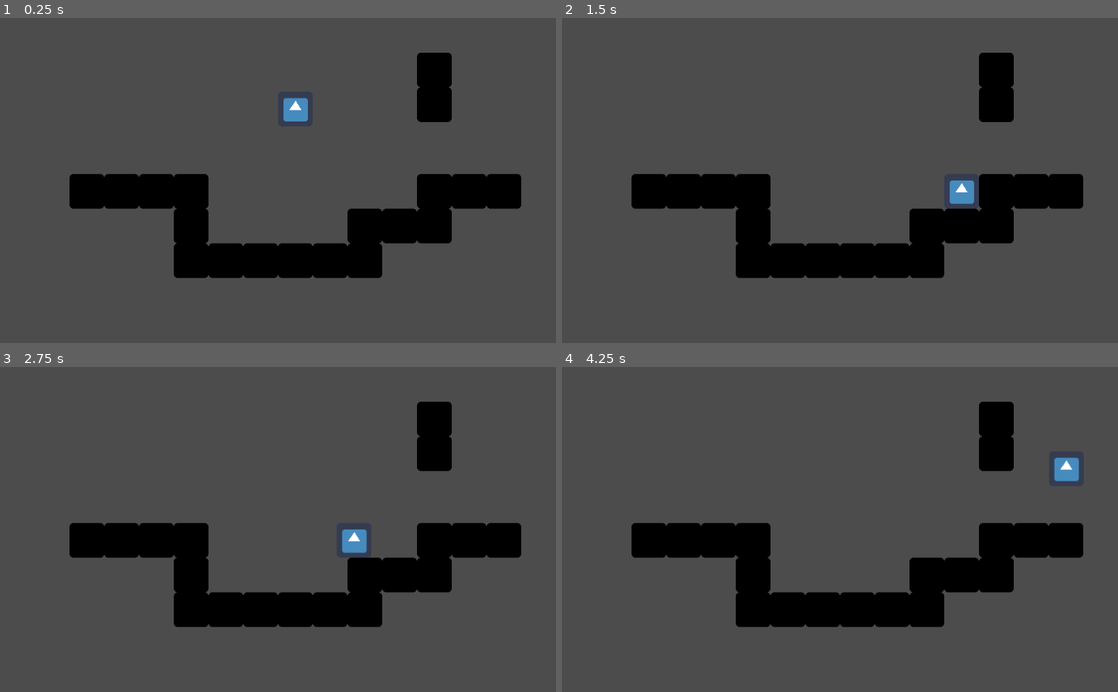
Above: before the commit, frames 1-4 (two rows, left to right).
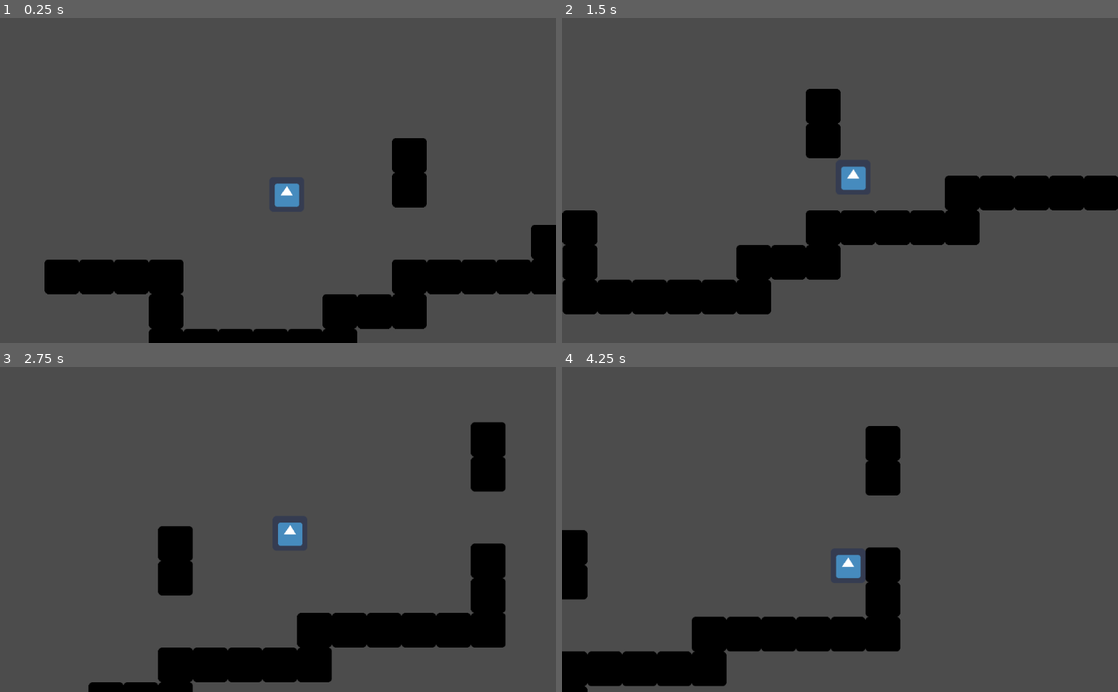
Above: after the commit, the same moments.

Repository: rpromerov/Patformer
Game: Godot game, scene res://World.tscn
The game is run twice, just before and just after one commit, with the same random seed, the same clock (stepped at 60 frames per second) and the same inputs. The engine's default icon, where the game draws it, is replaced by a stand-in: a white triangle on a blue panel in a dark square.
Inputs:
- Up to frame 1 (0.25 s): no input
- Up to frame 2 (1.5 s): hold Right (ui_right) from 0.53 s (still down); tap Up (ui_up) at 0.6, 0.77, 1.07, 1.35 s
- Up to frame 3 (2.75 s): tap Up (ui_up) at 1.52, 1.82, 2.1 s; release Right (ui_right) at 2.03 s; hold Left (ui_left) from 2.03 s (still down)
- Up to frame 4 (4.25 s): release Left (ui_left) at 2.78 s; hold Right (ui_right) from 2.78 s (still down); tap Up (ui_up) at 2.85, 3.02, 3.32, 3.6, 3.77, 4.07 s

The runs differ from the first frame. In frame 1, 25% of the frame differs, in the area x 8-100%, y 10-100%; in frame 2, 18%; in frame 3, 21%; in frame 4, 22%.

Commit message:
Doble salto y dash

Diff:
--- a/KinematicBody2D.gd
+++ b/KinematicBody2D.gd
@@ -5,29 +5,50 @@
 # var b = "textvar"
 const UP = Vector2(0,-1)
 const GRAVITY = 20
-const  ACCELERATION = 250
-const MAX_SPEED = 700
+const  ACCELERATION = 150
+const MAX_SPEED = 230
 const JUMP_HEIGHT = -500
 var motion = Vector2()
-
+var i = 0
+var c = 0
 func _physics_process(delta):
 	motion.y += GRAVITY
 
-	if Input.is_action_pressed("ui_right"):
-		motion.x = ACCELERATION
-		if motion.x > MAX_SPEED:
-			motion.x = MAX_SPEED
-
-	elif Input.is_action_pressed("ui_left"):
-		motion.x = -ACCELERATION
-		if motion.x < -MAX_SPEED:
-			motion.x = -MAX_SPEED
+#	if Input.is_action_pressed("ui_right"):
+#		motion.x = ACCELERATION
+#		if motion.x > MAX_SPEED:
+#			motion.x = MAX_SPEED
+#
+#	elif Input.is_action_pressed("ui_left"):
+#		motion.x = -ACCELERATION
+#		if motion.x < -MAX_SPEED:
+#			motion.x = -MAX_SPEED
+#
 
 	if is_on_floor():
-		motion.x *= 0.95
+		i = 0
+		c = 0
+		if motion.x > MAX_SPEED:
+			motion.x *= 0.95
+
+		else:
+			motion.x = ACCELERATION
 
 		if Input.is_action_just_pressed("ui_up"):
 			motion.y = JUMP_HEIGHT
+		if Input.is_action_just_pressed("ui_right"):
+			motion.x= ACCELERATION*5
 	else:
-		motion.x *= 0.97
+		if motion.x > MAX_SPEED:
+			motion.x *= 0.95
+		else:
+			motion.x = ACCELERATION*0.8
+		if Input.is_action_just_pressed("ui_up") and i == 0:
+			motion.y= JUMP_HEIGHT
+			i = 1
+		elif Input.is_action_just_pressed("ui_right")and c == 0:
+			motion.x = ACCELERATION*5
+			c = 1
+		motion.x *= 1
+
 	motion = move_and_slide(motion, UP)
--- a/World.tscn
+++ b/World.tscn
@@ -37,8 +37,36 @@
 scale = Vector2( 2.46154, 2.46154 )
 shape = SubResource( 1 )
 
+[node name="Camera2D" type="Camera2D" parent="KinematicBody2D" index="2"]
+
+anchor_mode = 1
+rotating = false
+current = true
+zoom = Vector2( 1, 1 )
+limit_left = -10000000
+limit_top = -10000000
+limit_right = 10000000
+limit_bottom = 10000000
+limit_smoothed = false
+drag_margin_h_enabled = false
+drag_margin_v_enabled = false
+smoothing_enabled = true
+smoothing_speed = 5.0
+offset_v = 0.0
+offset_h = 0.0
+drag_margin_left = 0.2
+drag_margin_top = 0.2
+drag_margin_right = 0.2
+drag_margin_bottom = 0.2
+editor_draw_screen = true
+editor_draw_limits = false
+editor_draw_drag_margin = false
+_sections_unfolded = [ "Limit", "Smoothing" ]
+
 [node name="Walls" type="Node2D" parent="." index="1"]
 
+editor/display_folded = true
+
 [node name="StaticBody2D" type="StaticBody2D" parent="Walls" index="0"]
 
 editor/display_folded = true
@@ -369,7 +397,397 @@
 "_edit_group_": true
 }
 
-[node name="StaticBody2D8" type="StaticBody2D" parent="Walls" index="11"]
+[node name="StaticBody2D20" type="StaticBody2D" parent="Walls" index="11"]
+
+editor/display_folded = true
+position = Vector2( 1056, 320 )
+input_pickable = false
+collision_layer = 1
+collision_mask = 1
+constant_linear_velocity = Vector2( 0, 0 )
+constant_angular_velocity = 0.0
+friction = 1.0
+bounce = 0.0
+__meta__ = {
+"_edit_group_": true
+}
+
+[node name="Sprite" type="Sprite" parent="Walls/StaticBody2D20" index="0"]
+
+modulate = Color( 0, 0, 0, 1 )
+texture = ExtResource( 2 )
+_sections_unfolded = [ "Visibility" ]
+
+[node name="CollisionShape2D" type="CollisionShape2D" parent="Walls/StaticBody2D20" index="1"]
+
+position = Vector2( 0, 1.90735e-06 )
+scale = Vector2( 3.2, 3.2 )
+shape = SubResource( 2 )
+__meta__ = {
+"_edit_group_": true
+}
+
+[node name="StaticBody2D22" type="StaticBody2D" parent="Walls" index="12"]
+
+editor/display_folded = true
+position = Vector2( 1056, 256 )
+input_pickable = false
+collision_layer = 1
+collision_mask = 1
+constant_linear_velocity = Vector2( 0, 0 )
+constant_angular_velocity = 0.0
+friction = 1.0
+bounce = 0.0
+__meta__ = {
+"_edit_group_": true
+}
+
+[node name="Sprite" type="Sprite" parent="Walls/StaticBody2D22" index="0"]
+
+modulate = Color( 0, 0, 0, 1 )
+texture = ExtResource( 2 )
+_sections_unfolded = [ "Visibility" ]
+
+[node name="CollisionShape2D" type="CollisionShape2D" parent="Walls/StaticBody2D22" index="1"]
+
+position = Vector2( 0, 1.90735e-06 )
+scale = Vector2( 3.2, 3.2 )
+shape = SubResource( 2 )
+__meta__ = {
+"_edit_group_": true
+}
+
+[node name="StaticBody2D23" type="StaticBody2D" parent="Walls" index="13"]
+
+editor/display_folded = true
+position = Vector2( 1184, 256 )
+input_pickable = false
+collision_layer = 1
+collision_mask = 1
+constant_linear_velocity = Vector2( 0, 0 )
+constant_angular_velocity = 0.0
+friction = 1.0
+bounce = 0.0
+__meta__ = {
+"_edit_group_": true
+}
+
+[node name="Sprite" type="Sprite" parent="Walls/StaticBody2D23" index="0"]
+
+modulate = Color( 0, 0, 0, 1 )
+texture = ExtResource( 2 )
+_sections_unfolded = [ "Visibility" ]
+
+[node name="CollisionShape2D" type="CollisionShape2D" parent="Walls/StaticBody2D23" index="1"]
+
+position = Vector2( 0, 1.90735e-06 )
+scale = Vector2( 3.2, 3.2 )
+shape = SubResource( 2 )
+__meta__ = {
+"_edit_group_": true
+}
+
+[node name="StaticBody2D25" type="StaticBody2D" parent="Walls" index="14"]
+
+editor/display_folded = true
+position = Vector2( 1376, 256 )
+input_pickable = false
+collision_layer = 1
+collision_mask = 1
+constant_linear_velocity = Vector2( 0, 0 )
+constant_angular_velocity = 0.0
+friction = 1.0
+bounce = 0.0
+__meta__ = {
+"_edit_group_": true
+}
+
+[node name="Sprite" type="Sprite" parent="Walls/StaticBody2D25" index="0"]
+
+modulate = Color( 0, 0, 0, 1 )
+texture = ExtResource( 2 )
+_sections_unfolded = [ "Visibility" ]
+
+[node name="CollisionShape2D" type="CollisionShape2D" parent="Walls/StaticBody2D25" index="1"]
+
+position = Vector2( 0, 1.90735e-06 )
+scale = Vector2( 3.2, 3.2 )
+shape = SubResource( 2 )
+__meta__ = {
+"_edit_group_": true
+}
+
+[node name="StaticBody2D28" type="StaticBody2D" parent="Walls" index="15"]
+
+editor/display_folded = true
+position = Vector2( 1376, 256 )
+input_pickable = false
+collision_layer = 1
+collision_mask = 1
+constant_linear_velocity = Vector2( 0, 0 )
+constant_angular_velocity = 0.0
+friction = 1.0
+bounce = 0.0
+__meta__ = {
+"_edit_group_": true
+}
+
+[node name="Sprite" type="Sprite" parent="Walls/StaticBody2D28" index="0"]
+
+modulate = Color( 0, 0, 0, 1 )
+texture = ExtResource( 2 )
+_sections_unfolded = [ "Visibility" ]
+
+[node name="CollisionShape2D" type="CollisionShape2D" parent="Walls/StaticBody2D28" index="1"]
+
+position = Vector2( 0, 1.90735e-06 )
+scale = Vector2( 3.2, 3.2 )
+shape = SubResource( 2 )
+__meta__ = {
+"_edit_group_": true
+}
+
+[node name="StaticBody2D29" type="StaticBody2D" parent="Walls" index="16"]
+
+editor/display_folded = true
+position = Vector2( 1376, 128 )
+input_pickable = false
+collision_layer = 1
+collision_mask = 1
+constant_linear_velocity = Vector2( 0, 0 )
+constant_angular_velocity = 0.0
+friction = 1.0
+bounce = 0.0
+__meta__ = {
+"_edit_group_": true
+}
+
+[node name="Sprite" type="Sprite" parent="Walls/StaticBody2D29" index="0"]
+
+modulate = Color( 0, 0, 0, 1 )
+texture = ExtResource( 2 )
+_sections_unfolded = [ "Visibility" ]
+
+[node name="CollisionShape2D" type="CollisionShape2D" parent="Walls/StaticBody2D29" index="1"]
+
+position = Vector2( 0, 1.90735e-06 )
+scale = Vector2( 3.2, 3.2 )
+shape = SubResource( 2 )
+__meta__ = {
+"_edit_group_": true
+}
+
+[node name="StaticBody2D31" type="StaticBody2D" parent="Walls" index="17"]
+
+editor/display_folded = true
+position = Vector2( 1376, -96 )
+input_pickable = false
+collision_layer = 1
+collision_mask = 1
+constant_linear_velocity = Vector2( 0, 0 )
+constant_angular_velocity = 0.0
+friction = 1.0
+bounce = 0.0
+__meta__ = {
+"_edit_group_": true
+}
+
+[node name="Sprite" type="Sprite" parent="Walls/StaticBody2D31" index="0"]
+
+modulate = Color( 0, 0, 0, 1 )
+texture = ExtResource( 2 )
+_sections_unfolded = [ "Visibility" ]
+
+[node name="CollisionShape2D" type="CollisionShape2D" parent="Walls/StaticBody2D31" index="1"]
+
+position = Vector2( 0, 1.90735e-06 )
+scale = Vector2( 3.2, 3.2 )
+shape = SubResource( 2 )
+__meta__ = {
+"_edit_group_": true
+}
+
+[node name="StaticBody2D32" type="StaticBody2D" parent="Walls" index="18"]
+
+editor/display_folded = true
+position = Vector2( 1376, -32 )
+input_pickable = false
+collision_layer = 1
+collision_mask = 1
+constant_linear_velocity = Vector2( 0, 0 )
+constant_angular_velocity = 0.0
+friction = 1.0
+bounce = 0.0
+__meta__ = {
+"_edit_group_": true
+}
+
+[node name="Sprite" type="Sprite" parent="Walls/StaticBody2D32" index="0"]
+
+modulate = Color( 0, 0, 0, 1 )
+texture = ExtResource( 2 )
+_sections_unfolded = [ "Visibility" ]
+
+[node name="CollisionShape2D" type="CollisionShape2D" parent="Walls/StaticBody2D32" index="1"]
+
+position = Vector2( 0, 1.90735e-06 )
+scale = Vector2( 3.2, 3.2 )
+shape = SubResource( 2 )
+__meta__ = {
+"_edit_group_": true
+}
+
+[node name="StaticBody2D30" type="StaticBody2D" parent="Walls" index="19"]
+
+editor/display_folded = true
+position = Vector2( 1376, 192 )
+input_pickable = false
+collision_layer = 1
+collision_mask = 1
+constant_linear_velocity = Vector2( 0, 0 )
+constant_angular_velocity = 0.0
+friction = 1.0
+bounce = 0.0
+__meta__ = {
+"_edit_group_": true
+}
+
+[node name="Sprite" type="Sprite" parent="Walls/StaticBody2D30" index="0"]
+
+modulate = Color( 0, 0, 0, 1 )
+texture = ExtResource( 2 )
+_sections_unfolded = [ "Visibility" ]
+
+[node name="CollisionShape2D" type="CollisionShape2D" parent="Walls/StaticBody2D30" index="1"]
+
+position = Vector2( 0, 1.90735e-06 )
+scale = Vector2( 3.2, 3.2 )
+shape = SubResource( 2 )
+__meta__ = {
+"_edit_group_": true
+}
+
+[node name="StaticBody2D26" type="StaticBody2D" parent="Walls" index="20"]
+
+editor/display_folded = true
+position = Vector2( 1312, 256 )
+input_pickable = false
+collision_layer = 1
+collision_mask = 1
+constant_linear_velocity = Vector2( 0, 0 )
+constant_angular_velocity = 0.0
+friction = 1.0
+bounce = 0.0
+__meta__ = {
+"_edit_group_": true
+}
+
+[node name="Sprite" type="Sprite" parent="Walls/StaticBody2D26" index="0"]
+
+modulate = Color( 0, 0, 0, 1 )
+texture = ExtResource( 2 )
+_sections_unfolded = [ "Visibility" ]
+
+[node name="CollisionShape2D" type="CollisionShape2D" parent="Walls/StaticBody2D26" index="1"]
+
+position = Vector2( 0, 1.90735e-06 )
+scale = Vector2( 3.2, 3.2 )
+shape = SubResource( 2 )
+__meta__ = {
+"_edit_group_": true
+}
+
+[node name="StaticBody2D27" type="StaticBody2D" parent="Walls" index="21"]
+
+editor/display_folded = true
+position = Vector2( 1248, 256 )
+input_pickable = false
+collision_layer = 1
+collision_mask = 1
+constant_linear_velocity = Vector2( 0, 0 )
+constant_angular_velocity = 0.0
+friction = 1.0
+bounce = 0.0
+__meta__ = {
+"_edit_group_": true
+}
+
+[node name="Sprite" type="Sprite" parent="Walls/StaticBody2D27" index="0"]
+
+modulate = Color( 0, 0, 0, 1 )
+texture = ExtResource( 2 )
+_sections_unfolded = [ "Visibility" ]
+
+[node name="CollisionShape2D" type="CollisionShape2D" parent="Walls/StaticBody2D27" index="1"]
+
+position = Vector2( 0, 1.90735e-06 )
+scale = Vector2( 3.2, 3.2 )
+shape = SubResource( 2 )
+__meta__ = {
+"_edit_group_": true
+}
+
+[node name="StaticBody2D24" type="StaticBody2D" parent="Walls" index="22"]
+
+editor/display_folded = true
+position = Vector2( 1120, 256 )
+input_pickable = false
+collision_layer = 1
+collision_mask = 1
+constant_linear_velocity = Vector2( 0, 0 )
+constant_angular_velocity = 0.0
+friction = 1.0
+bounce = 0.0
+__meta__ = {
+"_edit_group_": true
+}
+
+[node name="Sprite" type="Sprite" parent="Walls/StaticBody2D24" index="0"]
+
+modulate = Color( 0, 0, 0, 1 )
+texture = ExtResource( 2 )
+_sections_unfolded = [ "Visibility" ]
+
+[node name="CollisionShape2D" type="CollisionShape2D" parent="Walls/StaticBody2D24" index="1"]
+
+position = Vector2( 0, 1.90735e-06 )
+scale = Vector2( 3.2, 3.2 )
+shape = SubResource( 2 )
+__meta__ = {
+"_edit_group_": true
+}
+
+[node name="StaticBody2D21" type="StaticBody2D" parent="Walls" index="23"]
+
+editor/display_folded = true
+position = Vector2( 992, 320 )
+input_pickable = false
+collision_layer = 1
+collision_mask = 1
+constant_linear_velocity = Vector2( 0, 0 )
+constant_angular_velocity = 0.0
+friction = 1.0
+bounce = 0.0
+__meta__ = {
+"_edit_group_": true
+}
+
+[node name="Sprite" type="Sprite" parent="Walls/StaticBody2D21" index="0"]
+
+modulate = Color( 0, 0, 0, 1 )
+texture = ExtResource( 2 )
+_sections_unfolded = [ "Visibility" ]
+
+[node name="CollisionShape2D" type="CollisionShape2D" parent="Walls/StaticBody2D21" index="1"]
+
+position = Vector2( 0, 1.90735e-06 )
+scale = Vector2( 3.2, 3.2 )
+shape = SubResource( 2 )
+__meta__ = {
+"_edit_group_": true
+}
+
+[node name="StaticBody2D8" type="StaticBody2D" parent="Walls" index="24"]
 
 editor/display_folded = true
 position = Vector2( 416, 448 )
@@ -399,7 +817,7 @@
 "_edit_group_": true
 }
 
-[node name="StaticBody2D9" type="StaticBody2D" parent="Walls" index="12"]
+[node name="StaticBody2D9" type="StaticBody2D" parent="Walls" index="25"]
 
 editor/display_folded = true
 position = Vector2( 352, 448 )
@@ -429,7 +847,7 @@
 "_edit_group_": true
 }
 
-[node name="StaticBody2D10" type="StaticBody2D" parent="Walls" index="13"]
+[node name="StaticBody2D10" type="StaticBody2D" parent="Walls" index="26"]
 
 editor/display_folded = true
 position = Vector2( 352, 384 )
@@ -459,7 +877,7 @@
 "_edit_group_": true
 }
 
-[node name="StaticBody2D11" type="StaticBody2D" parent="Walls" index="14"]
+[node name="StaticBody2D11" type="StaticBody2D" parent="Walls" index="27"]
 
 editor/display_folded = true
 position = Vector2( 352, 320 )
@@ -489,7 +907,7 @@
 "_edit_group_": true
 }
 
-[node name="StaticBody2D12" type="StaticBody2D" parent="Walls" index="15"]
+[node name="StaticBody2D12" type="StaticBody2D" parent="Walls" index="28"]
 
 editor/display_folded = true
 position = Vector2( 288, 320 )
@@ -519,7 +937,7 @@
 "_edit_group_": true
 }
 
-[node name="StaticBody2D13" type="StaticBody2D" parent="Walls" index="16"]
+[node name="StaticBody2D13" type="StaticBody2D" parent="Walls" index="29"]
 
 editor/display_folded = true
 position = Vector2( 224, 320 )
@@ -549,7 +967,7 @@
 "_edit_group_": true
 }
 
-[node name="StaticBody2D14" type="StaticBody2D" parent="Walls" index="17"]
+[node name="StaticBody2D14" type="StaticBody2D" parent="Walls" index="30"]
 
 editor/display_folded = true
 position = Vector2( 160, 320 )
@@ -579,7 +997,7 @@
 "_edit_group_": true
 }
 
-[node name="StaticBody2D6" type="StaticBody2D" parent="Walls" index="18"]
+[node name="StaticBody2D6" type="StaticBody2D" parent="Walls" index="31"]
 
 editor/display_folded = true
 position = Vector2( 736, 384 )
